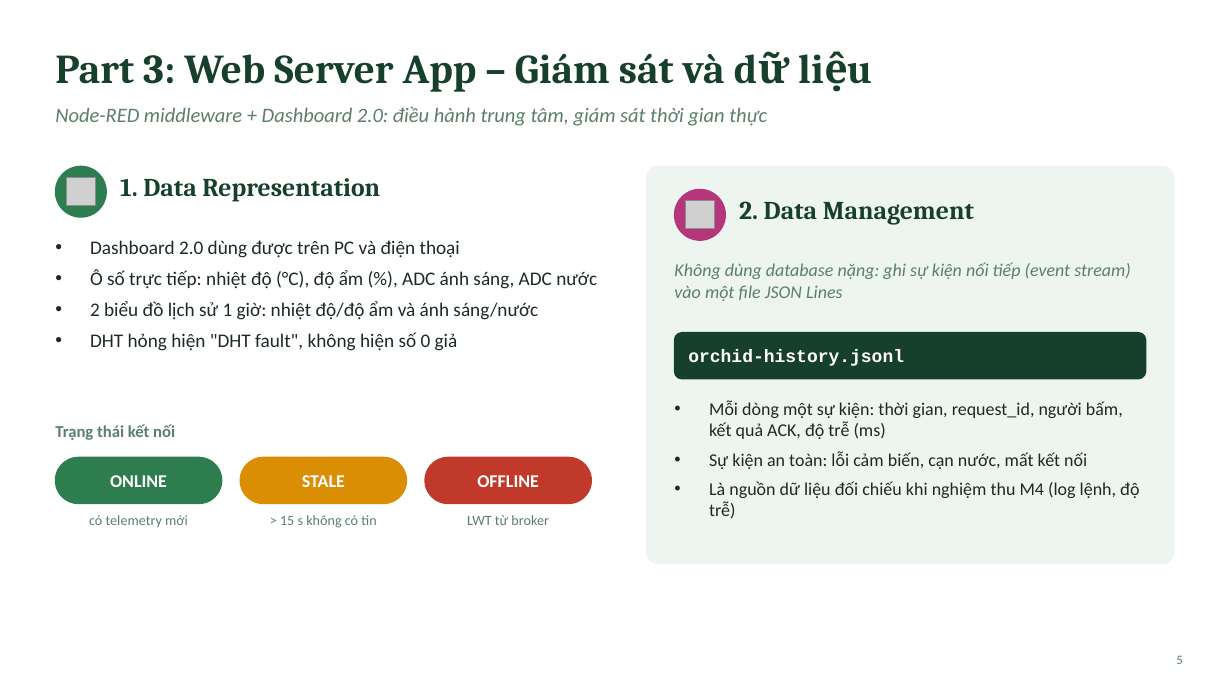
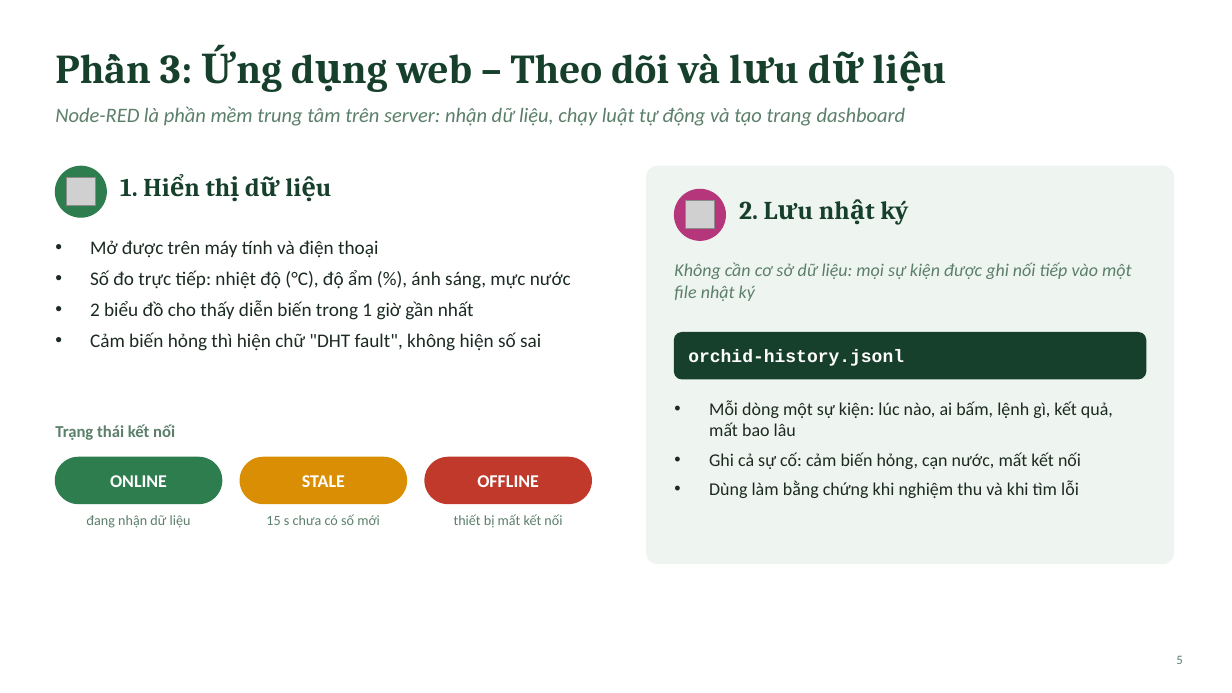
Before and after one commit to Khoa-Tr/orhid-software, a slide deck: slide 5 of docs/kien-truc-he-thong.pptx. Drawn at 1232x693 pixels with LibreOffice and Linux fonts; fonts in the diff are those of the drawing; grey boxes stand for pictures. Boxes give left, top, right and bottom in pixels: in the first picture for what was removed or moved away, otherwise in the second. Text is boxed around its words. In the diff, an @@ line names an element or a change of style, - is before the commit and + after.

```diff
--- a/docs/kien-truc-he-thong.pptx
+++ b/docs/kien-truc-he-thong.pptx
@@ title at (160,54,720,84): text changed @@
-Part 3: Web Server App – Giám sát và dữ liệu
+Phần 3: Ứng dụng web – Theo dõi và lưu dữ liệu
@@ text at (55,106,906,126): text changed @@
-Node-RED middleware + Dashboard 2.0: điều hành trung tâm, giám sát thời gian thực
+Node-RED là phần mềm trung tâm trên server: nhận dữ liệu, chạy luật tự động và tạo trang dashboard
@@ text at (120,179,138,196): text changed @@
-1. Data Representation
+1. Hiển thị dữ liệu
@@ text at (739,200,908,225): text changed @@
-2. Data Management
+2. Lưu nhật ký
@@ text at (90,240,571,351): text changed @@
-• Dashboard 2.0 dùng được trên PC và điện thoại
-• Ô số trực tiếp: nhiệt độ (°C), độ ẩm (%), ADC ánh sáng, ADC nước
-• 2 biểu đồ lịch sử 1 giờ: nhiệt độ/độ ẩm và ánh sáng/nước
-• DHT hỏng hiện "DHT fault", không hiện số 0 giả
+• Mở được trên máy tính và điện thoại
+• Số đo trực tiếp: nhiệt độ (°C), độ ẩm (%), ánh sáng, mực nước
+• 2 biểu đồ cho thấy diễn biến trong 1 giờ gần nhất
+• Cảm biến hỏng thì hiện chữ "DHT fault", không hiện số sai
@@ text at (674,262,1131,301): text changed @@
-Không dùng database nặng: ghi sự kiện nối tiếp (event stream) vào một file JSON Lines
+Không cần cơ sở dữ liệu: mọi sự kiện được ghi nối tiếp vào một file nhật ký
@@ text at (709,400,1113,498): text changed @@
-• Mỗi dòng một sự kiện: thời gian, request_id, người bấm, kết quả ACK, độ trễ (ms)
-• Sự kiện an toàn: lỗi cảm biến, cạn nước, mất kết nối
-• Là nguồn dữ liệu đối chiếu khi nghiệm thu M4 (log lệnh, độ trễ)
+• Mỗi dòng một sự kiện: lúc nào, ai bấm, lệnh gì, kết quả, mất bao lâu
+• Ghi cả sự cố: cảm biến hỏng, cạn nước, mất kết nối
+• Dùng làm bằng chứng khi nghiệm thu và khi tìm lỗi
@@ text at (86,515,191,528): text changed @@
-có telemetry mới
+đang nhận dữ liệu
@@ text at (266,514,380,525): text changed @@
-> 15 s không có tin
+15 s chưa có số mới
@@ text at (454,514,562,527): text changed @@
-LWT từ broker
+thiết bị mất kết nối
```
Also in this commit, not shown: 5 other slides changed, 1 slide added, 1 slide removed.
